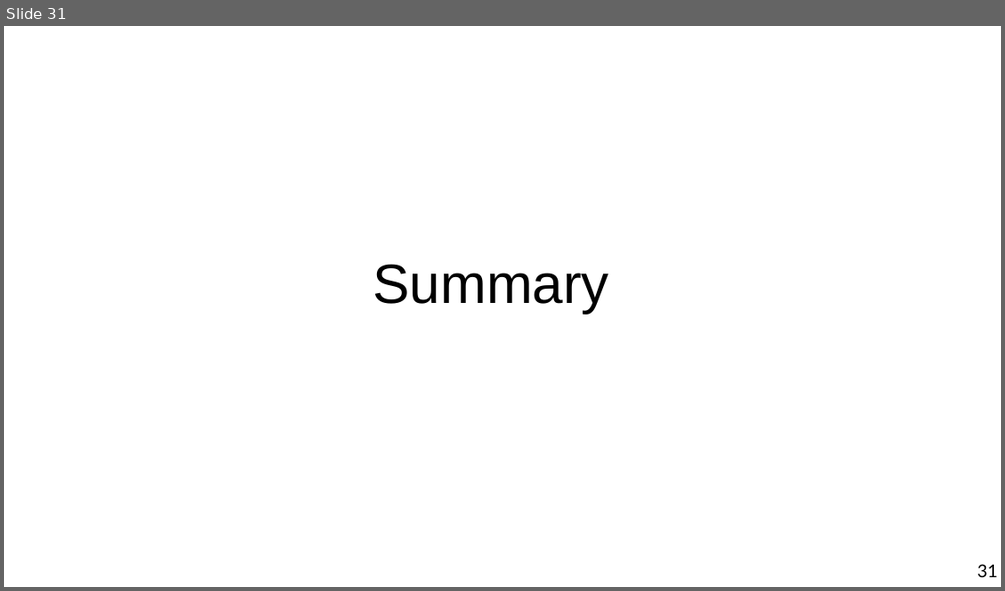
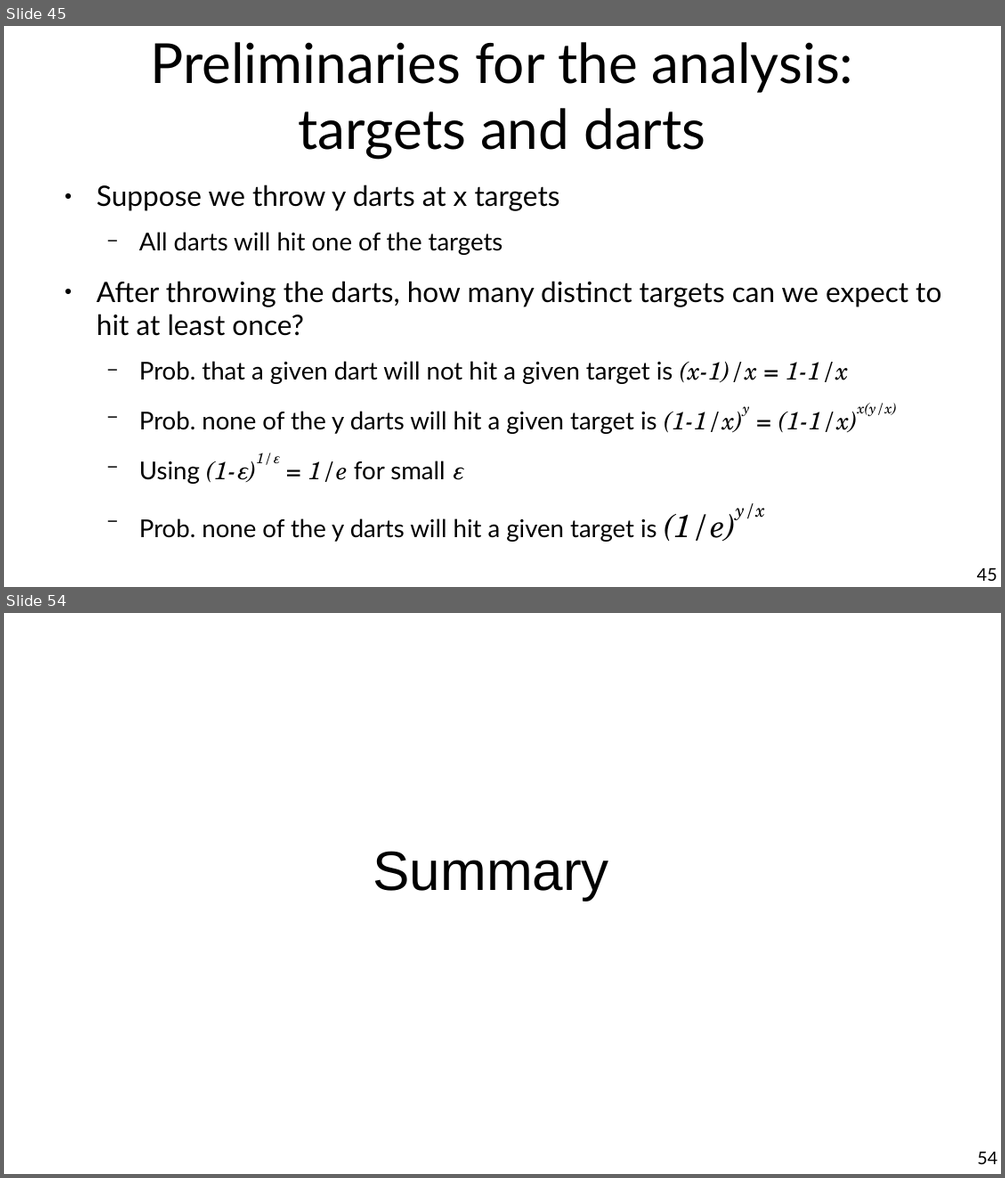
Before and after one commit to marco-calautti/data-mining-course, a slide deck: theory/tt10_streaming.odp. Shown one above the other, each under a label of ours: slide 31 before the commit, slides 45 and 54 after it; the slides between them are not shown. The pictures are 1005x591 and 1005x1178 pixels, drawn with LibreOffice and Linux fonts; fonts in the diff are those of the drawing. Boxes give left, top, right and bottom in pixels: in the first picture for what was removed or moved away, otherwise in the second. Text is boxed around its words. In the diff, an @@ line names an element or a change of style, - is before the commit and + after.

```diff
--- a/theory/tt10_streaming.odp
+++ b/theory/tt10_streaming.odp
@@ slide 45 added at [4,26,1001,587], background #FFFFFF @@
@@ title added at [150,42,854,160], 44 pt, text #000000 @@
+Preliminaries for the analysis:
+targets and darts
@@ text added at [97,184,941,541], 19.6 pt, text #000000 @@
+● Suppose we throw y darts at x targets
+  − All darts will hit one of the targets
+● After throwing the darts, how many distinct targets can we expect to hit at least once?
+  − Prob. that a given dart will not hit a given target is (x-1)/x = 1-1/x
+  − Prob. none of the y darts will hit a given target is (1-1/x)y = (1-1/x)x(y/x)
+  − Using (1-ε)1/ε = 1/e for small ε
+  − Prob. none of the y darts will hit a given target is (1/e)y/x
@@ page number added at [977,568,997,580], 14 pt, text #000000 @@
+45
@@ what was slide 31 is now slide 54 @@
@@ page number at [977,1151,997,1164]: text changed @@
-31
+54
```
Also in this commit, not shown: 2 slides changed, 22 other slides added.
